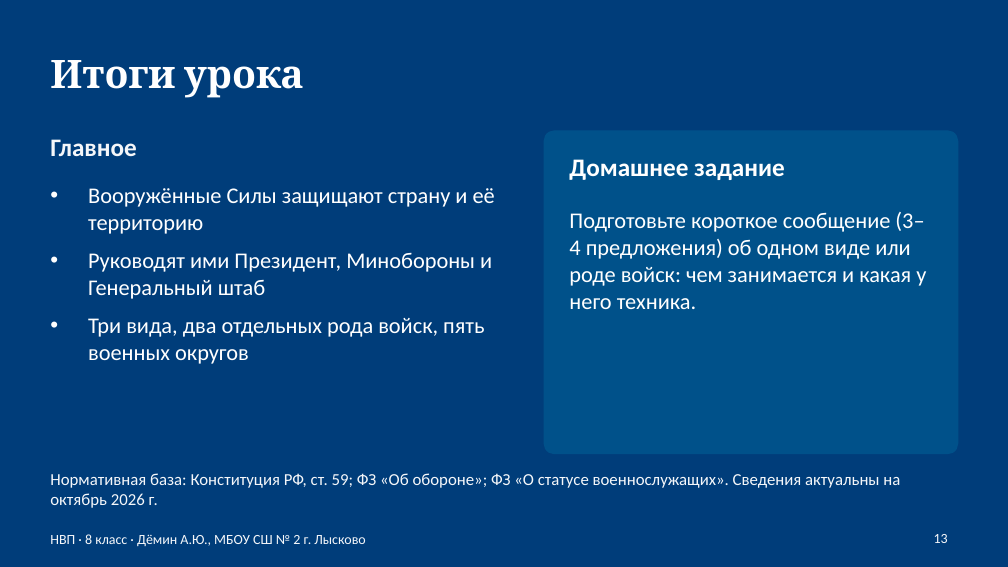
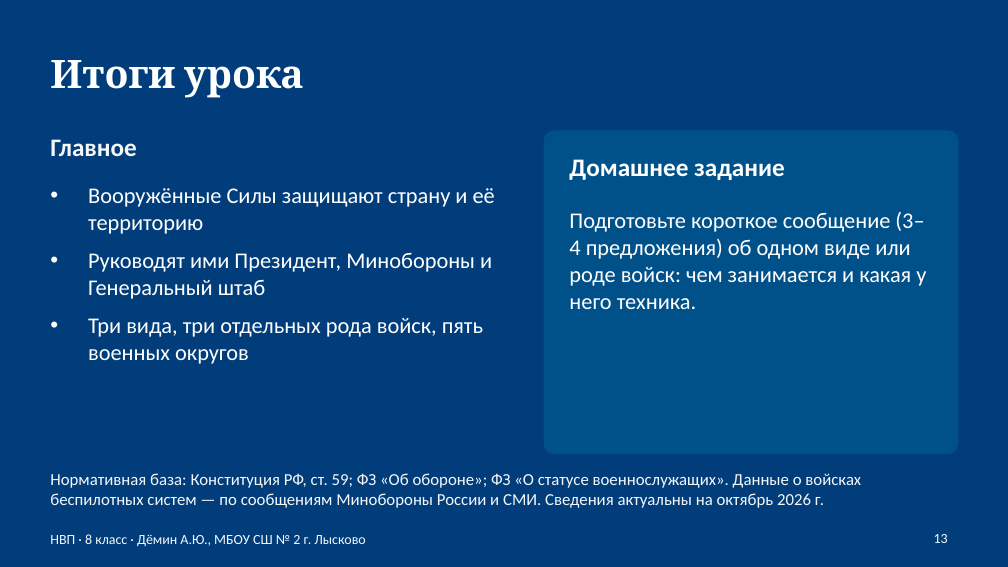
Before and after one commit to OBZR77/demin-obzr-site, a slide deck: slide 13 of files/prezentacii/nvp-8-vooruzhennye-sily.pptx. Drawn at 1008x567 pixels with LibreOffice and Linux fonts; fonts in the diff are those of the drawing. Boxes give left, top, right and bottom in pixels: in the first picture for what was removed or moved away, otherwise in the second. Text is boxed around its words. In the diff, an @@ line names an element or a change of style, - is before the commit and + after.

```diff
--- a/files/prezentacii/nvp-8-vooruzhennye-sily.pptx
+++ b/files/prezentacii/nvp-8-vooruzhennye-sily.pptx
@@ text at bbox=[88, 318, 483, 364]: text changed @@
-• Три вида, два отдельных рода войск, пять военных округов
+• Три вида, три отдельных рода войск, пять военных округов
@@ text at bbox=[50, 473, 861, 508]: text changed @@
-Нормативная база: Конституция РФ, ст. 59; ФЗ «Об обороне»; ФЗ «О статусе военнослужащих». Сведения актуальны на октябрь 2026 г.
+Нормативная база: Конституция РФ, ст. 59; ФЗ «Об обороне»; ФЗ «О статусе военнослужащих». Данные о войсках беспилотных систем — по сообщениям Минобороны России и СМИ. Сведения актуальны на октябрь 2026 г.
```
Also in this commit, not shown: 4 other slides changed, 1 other file.
